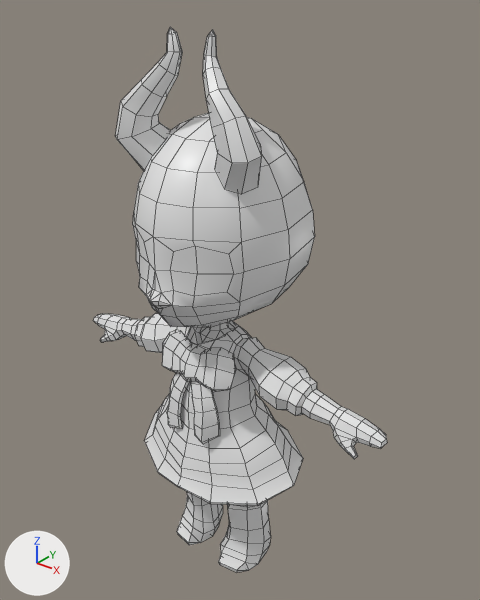
One commit to the Blender file 2019_AGO-DIC/Carmen/carmen.blend: the scene before it, then after it.
Before and after are seen from a 50 mm lens placed at (3.2, -3.69, 4.99), pointed at (0.03, 0.27, 2.54). The axes (+X, +Y, +Z) are drawn at lower left. The lights are the same throughout. Mesh edges are drawn as thin lines.

In view in the first picture: 'Character'.
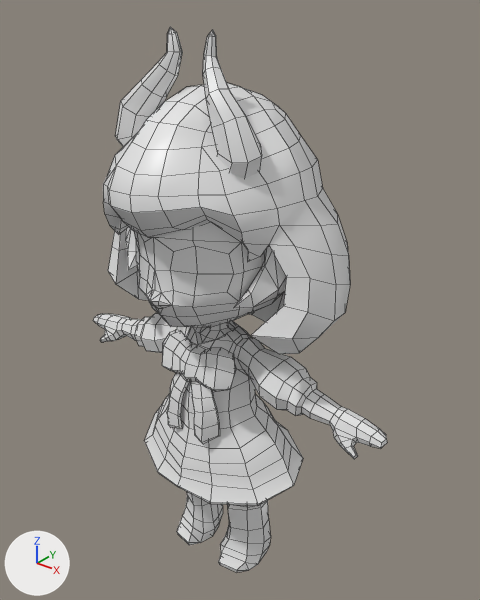
What differs and where, as boxes [x1, y1, x2, y2] in the pictures (480 x 600 px):
'Character', reshaped, modifiers changed: [93, 27, 387, 572] in both
part 1 of me_character_geo, added: after [203, 30, 262, 178]
part 2 of me_character_geo, added: after [103, 83, 350, 354]
part 3 of me_character_geo, built on: before [138, 113, 315, 302]; after [150, 222, 387, 572]

Diff of the bpy script that builds the scene:
```diff
--- a/2019_AGO-DIC/Carmen/carmen.blend.py
+++ b/2019_AGO-DIC/Carmen/carmen.blend.py
@@ me_character_geo @@
 # used by ob_character; location = (0.0, 0.0, 0.0)
-me_character_geo.from_pydata(...)  # 580 vertices, 555 faces; spans x -1.59..0.0, y -0.73..0.78, z 0.0..4.69
+me_character_geo.from_pydata(...)  # 1319 vertices, 1363 faces; spans x -1.59..1.59, y -0.87..1.13, z 0.0..4.69
+# me_character_geo part 1: the loose piece of 57 vertices spanning x -0.65..-0.11, y -0.44..-0.05, z 3.67..4.69 is copied, and the copy is mirrored in x about the mesh origin; it spans x 0.11..0.65, y -0.44..-0.05, z 3.67..4.69
+# me_character_geo part 2: a new loose piece of 284 vertices spanning x -1.11..1.11, y -0.87..1.13, z 2.3..4.32, in mat_material (white #e7e7e7)
+# me_character_geo part 3: 4 vertices moved from x -0.17..0.0, y -0.49..-0.02, z 3.82..4.09 to x 0.26..0.68, y -0.52..0.03, z 3.15..3.6; 25 vertices removed from x -0.65..0.0, y -0.42..0.78, z 2.99..4.1; 423 vertices added at x -0.6..1.59, y -0.69..0.58, z 0.0..3.38
 me_character_geo.materials.append(mat_material)
@@ ob_character @@
 ob_character.location = (0.0, 0.0, 0.0)
-_m = ob_character.modifiers.new('Mirror', 'MIRROR')
-_m.use_clip = True
```
